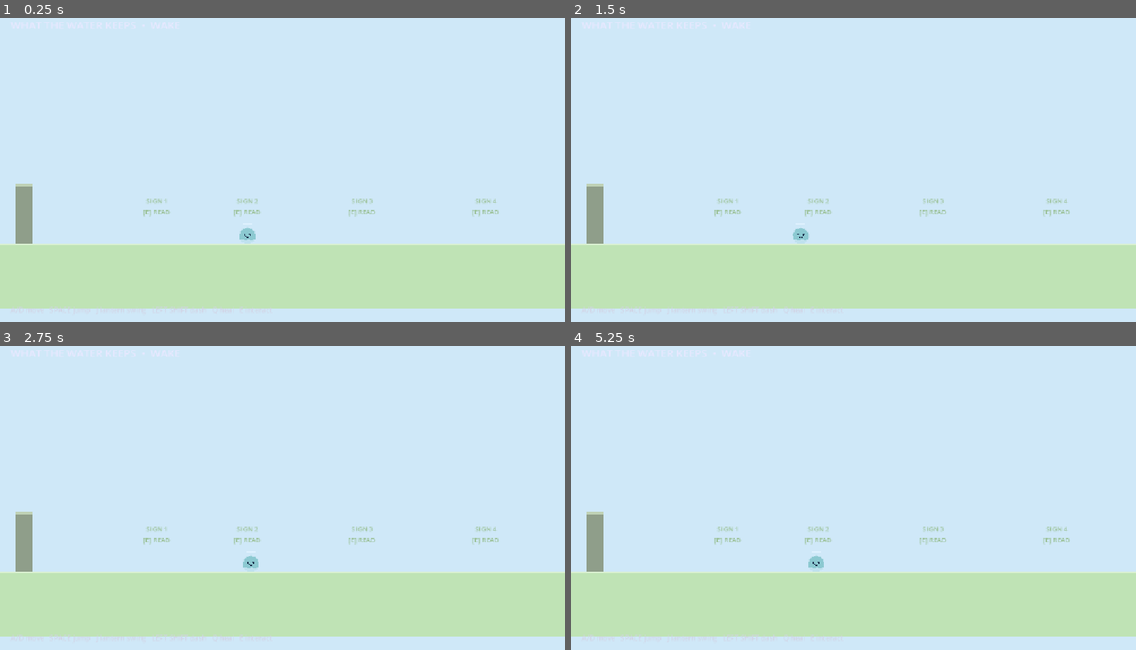
Above: before the commit, frames 1-4 (two rows, left to right).
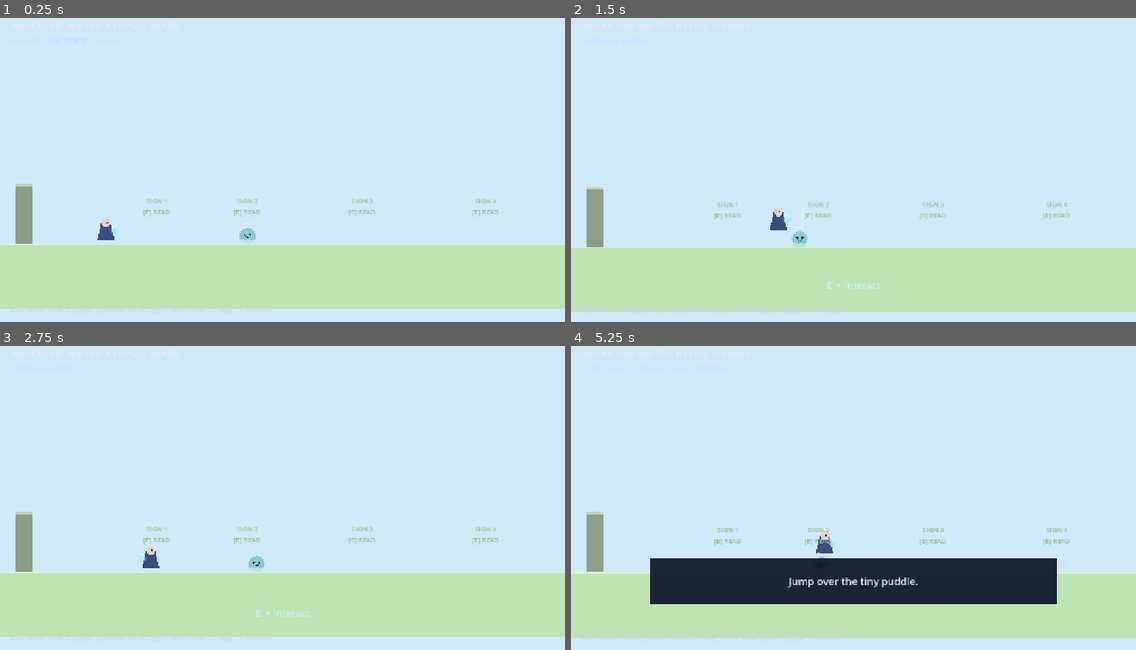
Above: after the commit, the same moments.

Repository: Lunatic5202/what-the-water-keeps
Game: Godot game, scene res://scenes/main.tscn
Same seed, same stepped clock (60 frames per second), same inputs: the game is played once before the commit and once after it.
Inputs:
- Up to frame 1 (0.25 s): no input
- Up to frame 2 (1.5 s): hold D (move_right) from 0.53 s (still down); tap J (attack) at 0.6, 1.35 s; tap Space (jump) at 0.77 s
- Up to frame 3 (2.75 s): tap Space (jump) at 1.52 s; release D (move_right) at 2.03 s; hold A (move_left) from 2.03 s (still down); tap Shift (dash) at 2.1 s; tap J (attack) at 2.3 s
- Up to frame 4 (5.25 s): release A (move_left) at 2.78 s; hold D (move_right) 2.78-4.28 s; tap T (enter_region) at 2.85 s; tap Space (jump) at 3.02, 3.77, 4.52 s; tap J (attack) at 3.05, 3.8, 4.55 s; tap Q (heal) at 3.6 s; hold A (move_left) 4.28-5.03 s; tap K (heavy_attack) at 4.35 s; hold D (move_right) from 5.03 s (still down); tap E (interact) at 5.1 s

The runs differ from the first frame. In frame 1, 0.2% of the frame differs, in the area x 17-21%, y 66-74%; in frame 2, 3.3%; in frame 3, 0.3%; in frame 4, 12%, in the area x 0-100%, y 59-97%.
Error before the commit: Parse Error: Expected closing ")" after call arguments. (res://scripts/player.gd:263)

Commit message:
Fix offering attack timing and shape typing

Diff:
--- a/scripts/player.gd
+++ b/scripts/player.gd
@@ -28,9 +28,11 @@
 var heavy_hold_time := 0.0
 var heavy_was_held := false
 var attack_damage := ATTACK_DAMAGE
+var attack_duration := 0.18
 var attack_targets: Array[Node2D] = []
 var attack_area: Area2D
 var attack_shape: CollisionShape2D
+var attack_circle: CircleShape2D
 
 # Movement modifiers
 var move_speed_mod := 1.0
@@ -70,6 +72,7 @@
 	var shape := CircleShape2D.new()
 	shape.radius = 28.0
 	attack_shape.shape = shape
+	attack_circle = shape
 	attack_shape.disabled = true
 	attack_area.add_child(attack_shape)
 	add_child(attack_area)
@@ -125,13 +128,13 @@
 
 	if attack_timer > 0.0:
 		attack_timer -= delta
-		attack_progress = 1.0 - (attack_timer / 0.18)
+		attack_progress = 1.0 - (attack_timer / attack_duration)
 		if attack_timer <= 0.0:
 			attack_shape.set_deferred("disabled", true)
 			attack_area.set_deferred("monitoring", false)
 			is_attacking = false
 			offering_attack = false
-			attack_shape.shape.radius = 28.0
+			attack_circle.radius = 28.0
 			attack_area.position.x = 28.0 * facing
 
 	move_and_slide()
@@ -145,6 +148,7 @@
 	attack_has_hit = false
 	attack_targets.clear()
 	attack_damage = ATTACK_DAMAGE
+	attack_duration = 0.18
 	offering_attack = false
 	is_attacking = true
 	attack_area.position.x = 28.0 * facing
@@ -169,6 +173,7 @@
 	if is_instance_valid(greed) and greed.has_method("spend_offering_gold"):
 		spent_gold = int(greed.call("spend_offering_gold", 100))
 	attack_timer = 0.42
+	attack_duration = 0.42
 	attack_progress = 0.0
 	attack_has_hit = false
 	attack_targets.clear()
@@ -176,7 +181,7 @@
 	attack_damage = OFFERING_DAMAGE + int(spent_gold / 10)
 	is_attacking = true
 	attack_area.position.x = 42.0 * facing
-	attack_shape.shape.radius = 68.0
+	attack_circle.radius = 68.0
 	attack_shape.set_deferred("disabled", false)
 	attack_area.set_deferred("monitoring", true)
 	status_changed.emit("WIDE OFFERING!  GOLD GIVEN: %d" % spent_gold)
@@ -260,7 +265,7 @@
 				Color(1.0, 0.84, 0.46, (1.0 - ease_progress) * 0.9), 7.0)
 			if ease_progress > 0.55:
 				draw_arc(Vector2(34 * facing, -8), wave_radius + 8.0, -1.1, 1.1, 24,
-					Color(1.0, 0.95, 0.72, (1.0 - ease_progress) * 0.65), 3.0
+					Color(1.0, 0.95, 0.72, (1.0 - ease_progress) * 0.65), 3.0)
 			return
 		var current_arc_start := lerpf(swing_arc_start, swing_arc_start + 2.3, ease_progress)
 		var current_arc_end := lerpf(swing_arc_end, swing_arc_end - 2.3, ease_progress)
